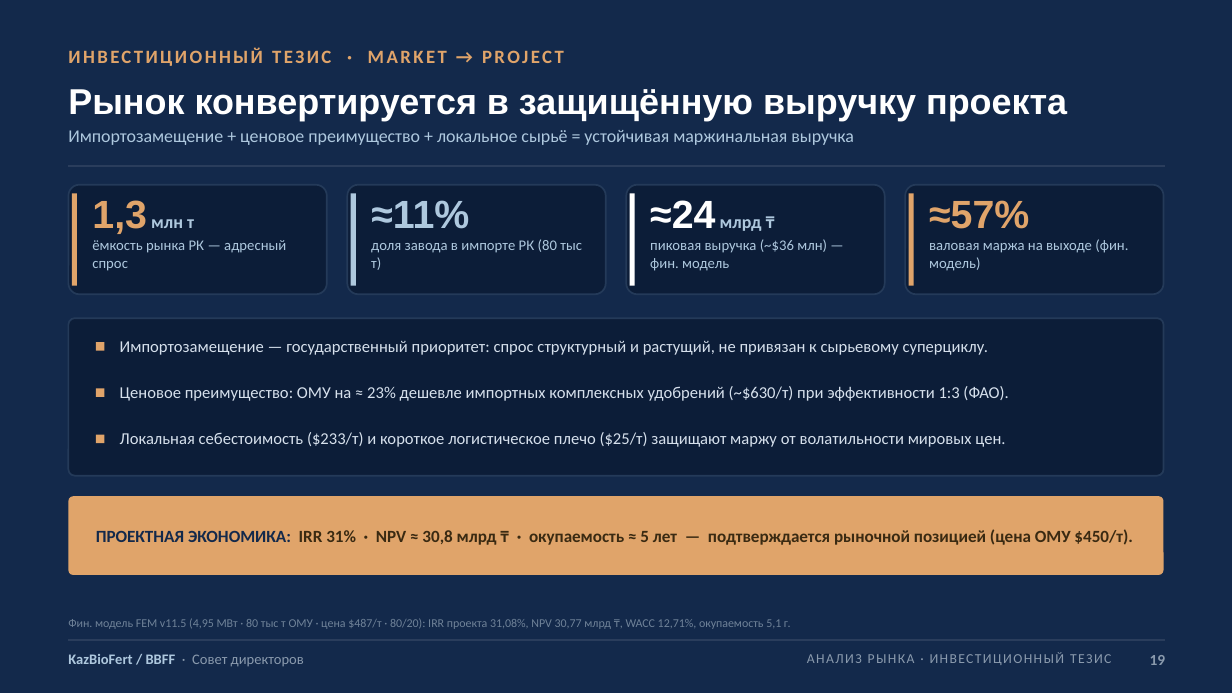
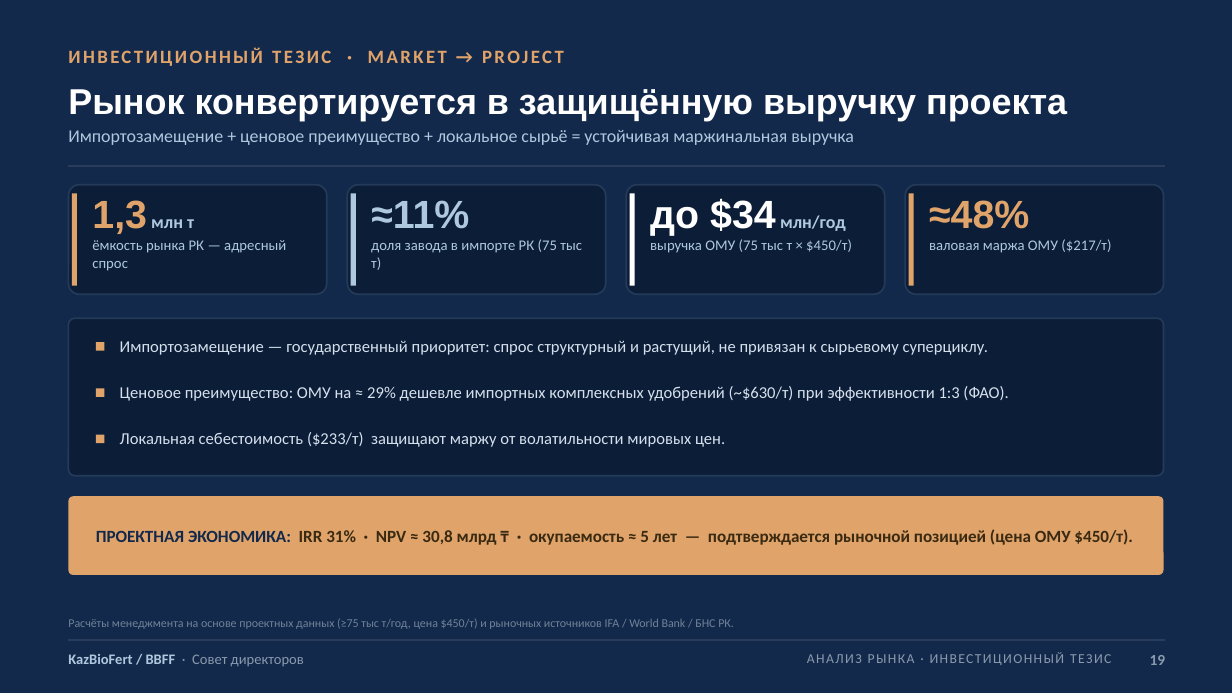
Before and after one commit to aoobakirov/board-presentation, a slide deck: slide 19 of KazBioFert_Board_Presentation_FINAL_20260709.pptx. Drawn at 1232x693 pixels with LibreOffice and Linux fonts; fonts in the diff are those of the drawing. Boxes give left, top, right and bottom in pixels: in the first picture for what was removed or moved away, otherwise in the second. Text is boxed around its words. In the diff, an @@ line names an element or a change of style, - is before the commit and + after.

```diff
--- a/KazBioFert_Board_Presentation_FINAL_20260709.pptx
+++ b/KazBioFert_Board_Presentation_FINAL_20260709.pptx
@@ text at [650, 198, 846, 236]: text changed @@
-≈24 млрд ₸
+до $34 млн/год
@@ text at [929, 200, 1029, 229]: text changed @@
-≈57%
+≈48%
@@ text at [371, 239, 582, 270]: text changed @@
-доля завода в импорте РК (80 тыс т)
+доля завода в импорте РК (75 тыс т)
@@ text at [650, 239, 852, 253]: text changed @@
-пиковая выручка (~$36 млн) — фин. модель
+выручка ОМУ (75 тыс т × $450/т)
@@ text at [929, 239, 1111, 253]: text changed @@
-валовая маржа на выходе (фин. модель)
+валовая маржа ОМУ ($217/т)
@@ text at [120, 386, 1008, 401]: text changed @@
-Ценовое преимущество: ОМУ на ≈ 23% дешевле импортных комплексных удобрений (~$630/т) при эффективности 1:3 (ФАО).
+Ценовое преимущество: ОМУ на ≈ 29% дешевле импортных комплексных удобрений (~$630/т) при эффективности 1:3 (ФАО).
@@ text at [120, 432, 725, 447]: text changed @@
-Локальная себестоимость ($233/т) и короткое логистическое плечо ($25/т) защищают маржу от волатильности мировых цен.
+Локальная себестоимость ($233/т) защищают маржу от волатильности мировых цен.
@@ text at [68, 618, 734, 629]: text changed @@
-Фин. модель FEM v11.5 (4,95 МВт · 80 тыс т ОМУ · цена $487/т · 80/20): IRR проекта 31,08%, NPV 30,77 млрд ₸, WACC 12,71%, окупаемость 5,1 г.
+Расчёты менеджмента на основе проектных данных (≥75 тыс т/год, цена $450/т) и рыночных источников IFA / World Bank / БНС РК.
```
Also in this commit, not shown: 12 other slides changed, 3 other files.
